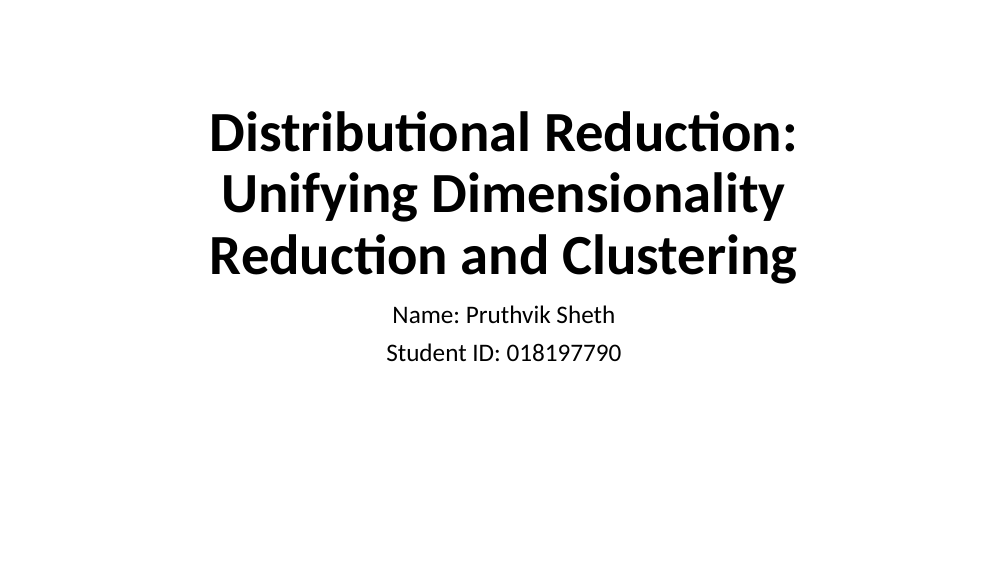
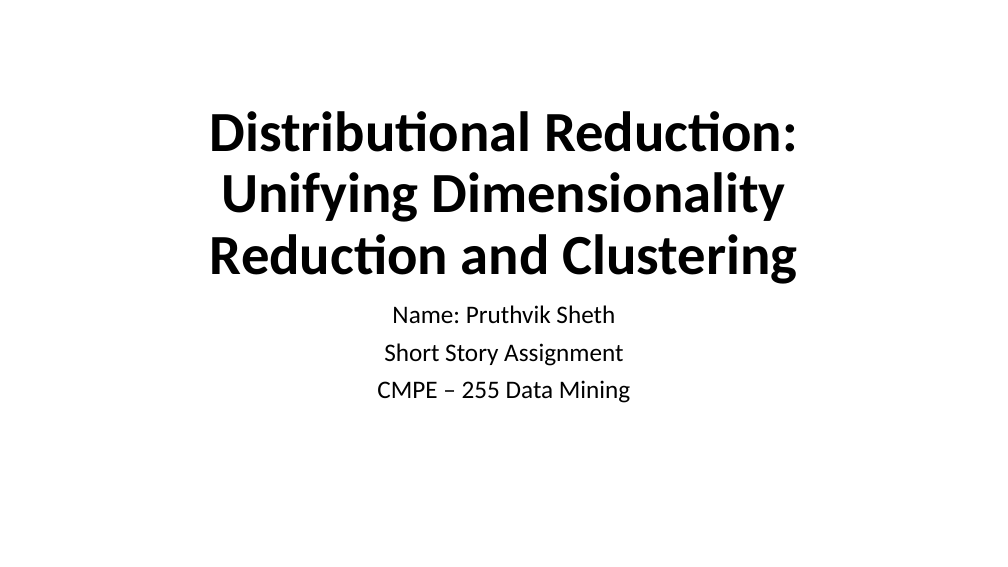
Before and after one commit to pruthvik-sheth/CMPE-255-Data-Mining, a slide deck: slide 1 of Assignments/Short-Story/Distributional_Reduction.pptx. Drawn at 1008x567 pixels with LibreOffice and Linux fonts; fonts in the diff are those of the drawing. Boxes give left, top, right and bottom in pixels: in the first picture for what was removed or moved away, otherwise in the second. Text is boxed around its words. In the diff, an @@ line names an element or a change of style, - is before the commit and + after.

Commit message:
Short Story

```diff
--- a/Assignments/Short-Story/Distributional_Reduction.pptx
+++ b/Assignments/Short-Story/Distributional_Reduction.pptx
@@ subtitle at bbox=[377, 343, 630, 403]: text changed @@
-Student ID: 018197790
+Short Story Assignment
+CMPE – 255 Data Mining
```
Also in this commit, not shown: 1 slide added, 1 other file.
